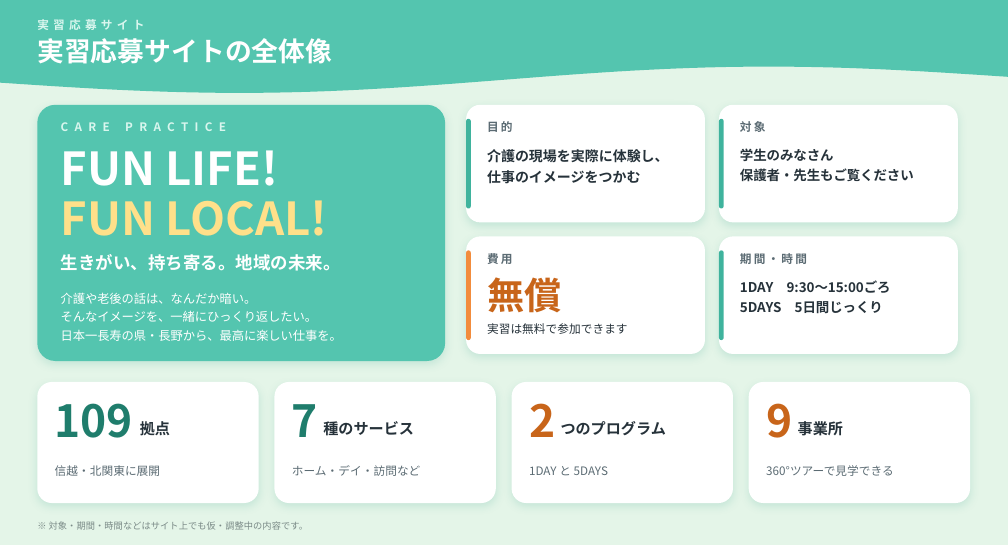
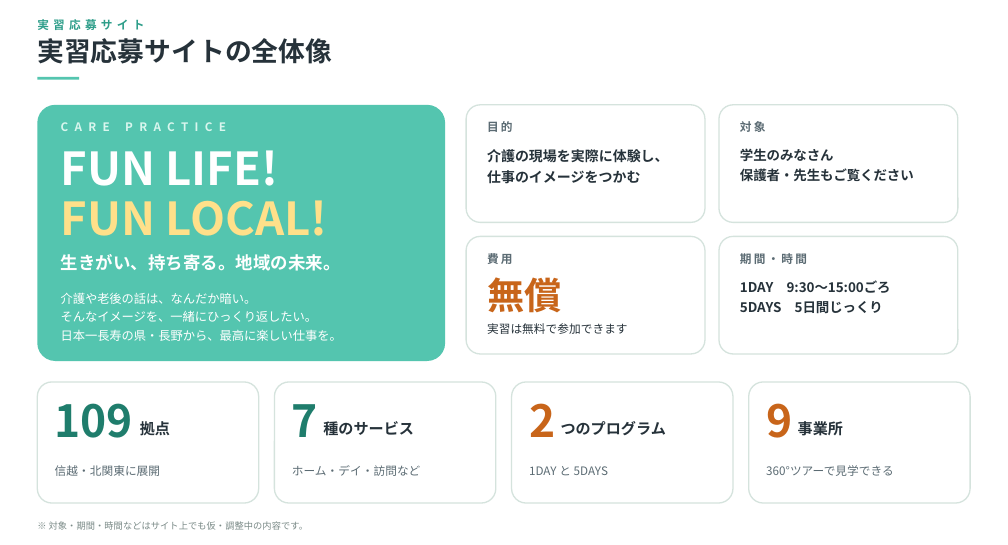
Before and after one commit to tatatatachan/claude, a slide deck: slide 3 of kyoiku-jisshu/共育実習_図解.pptx. Drawn at 1008x545 pixels with LibreOffice and Linux fonts; fonts in the diff are those of the drawing. Boxes give left, top, right and bottom in pixels: in the first picture for what was removed or moved away, otherwise in the second. Text is boxed around its words. In the diff, an @@ line names an element or a change of style, - is before the commit and + after.

```diff
--- a/kyoiku-jisshu/共育実習_図解.pptx
+++ b/kyoiku-jisshu/共育実習_図解.pptx
@@ rectangle removed at bbox=[0, 0, 1008, 545] @@
@@ freeform shape removed at bbox=[0, 0, 1008, 93] @@
@@ text "実習応募サイト" at bbox=[37, 19, 144, 30]: text colour #D9F6EE to #2E9E8A @@
@@ text "実習応募サイトの全体像" at bbox=[37, 38, 332, 64]: text colour #FFFFFF to #26323A @@
@@ rectangle added at bbox=[37, 77, 79, 80], fill #54C5AF @@
@@ rounded rectangle at bbox=[37, 105, 445, 361]: shadow off @@
@@ rounded rectangle removed at bbox=[467, 119, 471, 209] @@
@@ rounded rectangle removed at bbox=[719, 119, 724, 209] @@
@@ rounded rectangle removed at bbox=[467, 250, 471, 340] @@
@@ rounded rectangle removed at bbox=[719, 250, 724, 340] @@
@@ outline none to #D5E3DD 1.25 pt; shadow off in 8 elements at bbox=[467, 105, 706, 223], bbox=[719, 105, 958, 223], bbox=[467, 237, 706, 355], bbox=[719, 237, 958, 355], bbox=[37, 383, 259, 504], bbox=[274, 383, 496, 504], bbox=[512, 383, 734, 504], bbox=[749, 383, 970, 504] @@
```
Also in this commit, not shown: 6 other slides changed, 3 other files.
